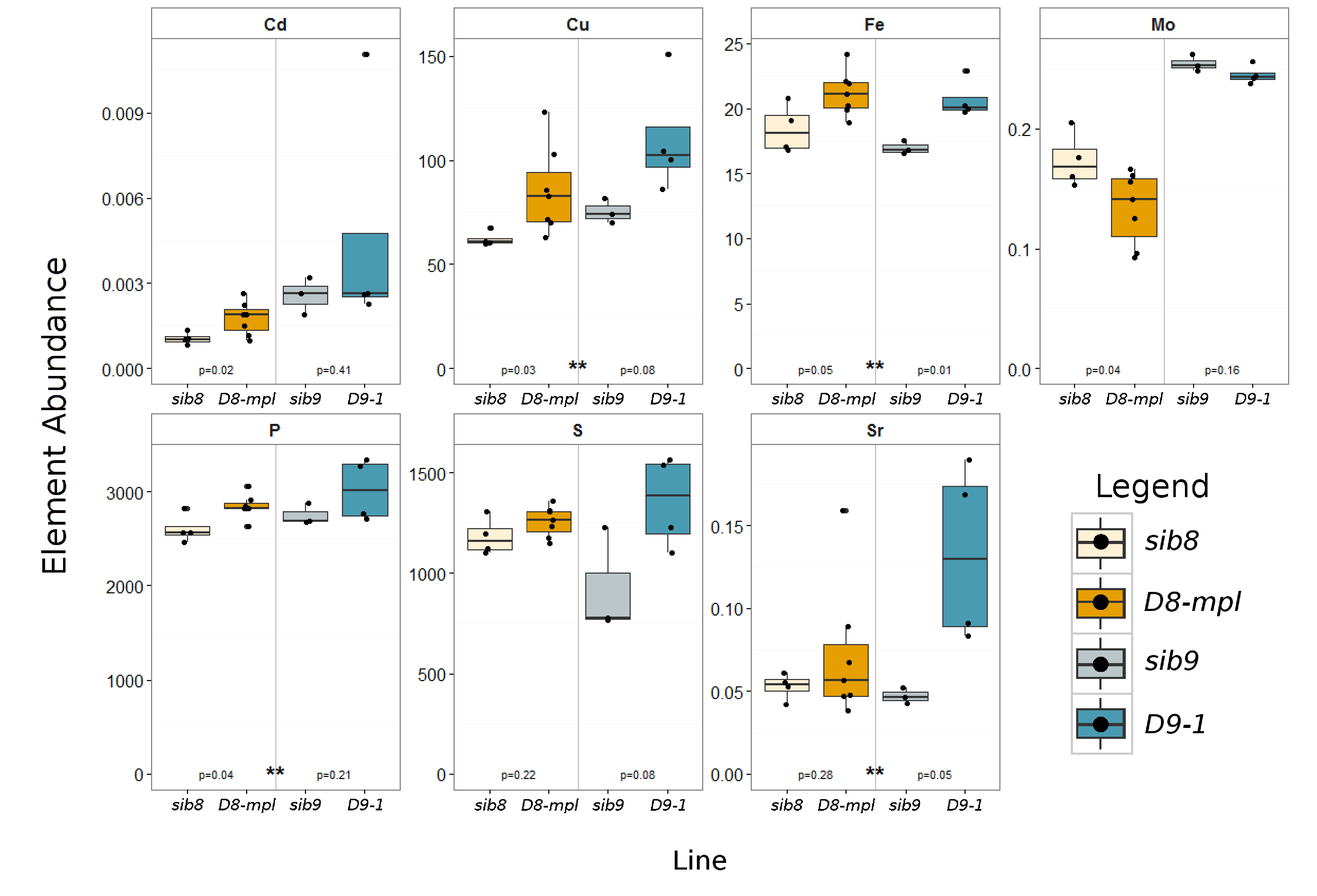
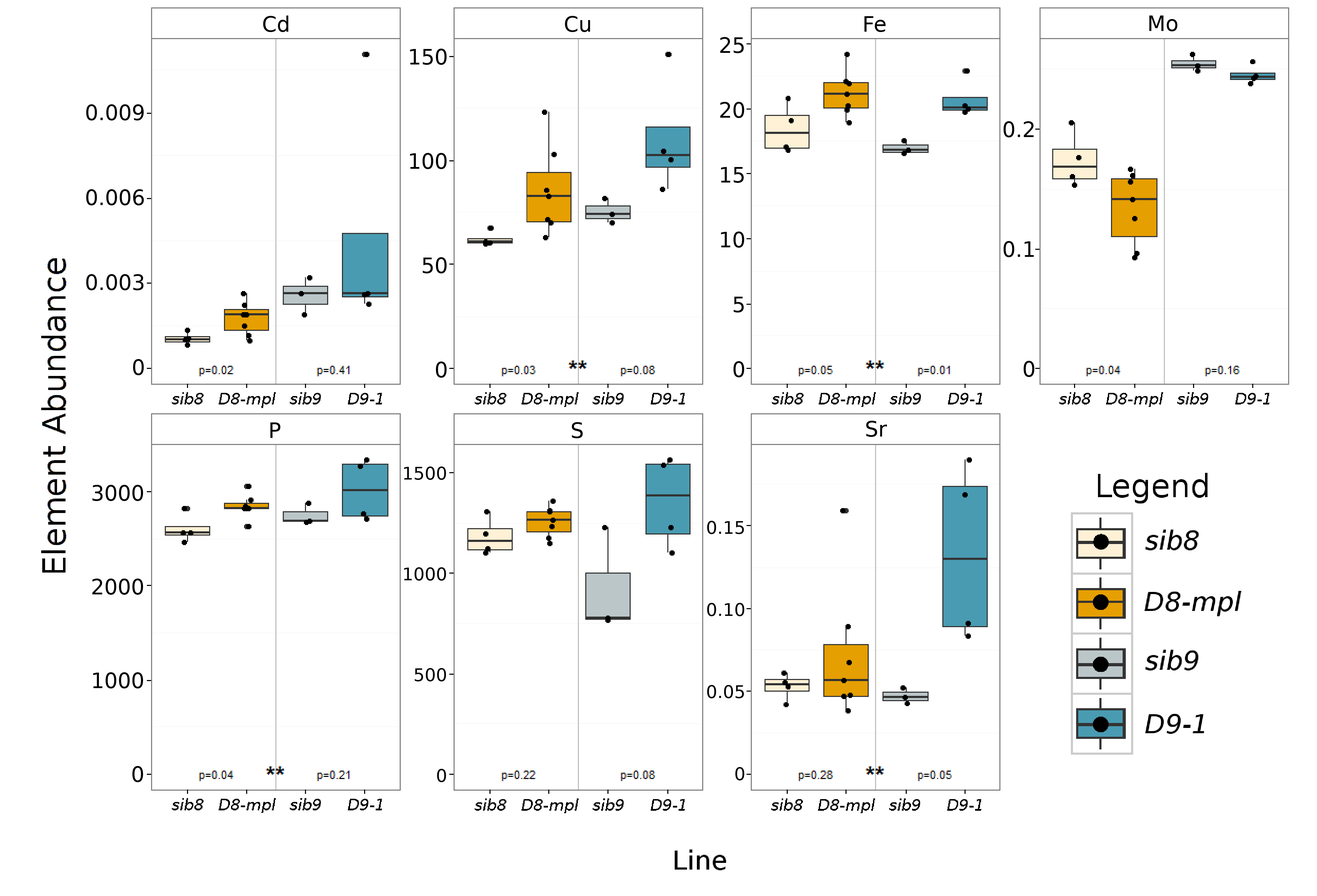
The second 1317 × 896 image is a revision of the first. Changes to its layers:
added layer "Fe" above "Cu" over (x1=864, y1=16, x2=886, y2=33)
added layer "Cu" above "25 ..." over (x1=564, y1=15, x2=591, y2=33)
added layer "25 ..." above "150 ..." over (x1=720, y1=36, x2=745, y2=378)
added layer "150 ..." above "Cd" over (x1=409, y1=48, x2=447, y2=378)
added layer "Cd" above "0.009 ..." over (x1=263, y1=15, x2=289, y2=33)
added layer "0.009 ..." above "Pasted Layer copy" over (x1=85, y1=104, x2=145, y2=376)
added layer "0.2 ..." above "Mo" over (x1=1003, y1=121, x2=1035, y2=377)
added layer "Mo" above "3000 ..." over (x1=1149, y1=15, x2=1178, y2=32)
added layer "3000 ..." above "P" over (x1=92, y1=484, x2=144, y2=782)
added layer "P" above "1500 ..." over (x1=270, y1=422, x2=281, y2=438)
added layer "1500 ..." above "S" over (x1=403, y1=466, x2=447, y2=782)
added layer "S" above "0.15 ..." over (x1=571, y1=421, x2=583, y2=439)
added layer "0.15 ..." above "Sr" over (x1=707, y1=520, x2=745, y2=781)
added layer "Sr" above "Fig 9 - D8 D9 Boxplot.png" over (x1=865, y1=420, x2=888, y2=437)
painted on "Fig 9 - D8 D9 Boxplot.png" over (x1=101, y1=17, x2=1176, y2=781)
